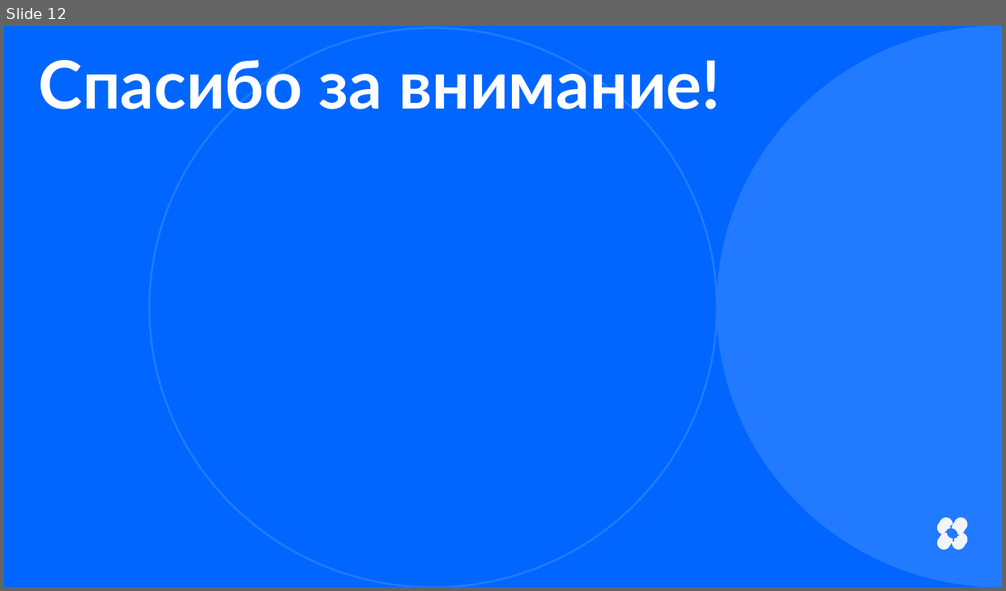
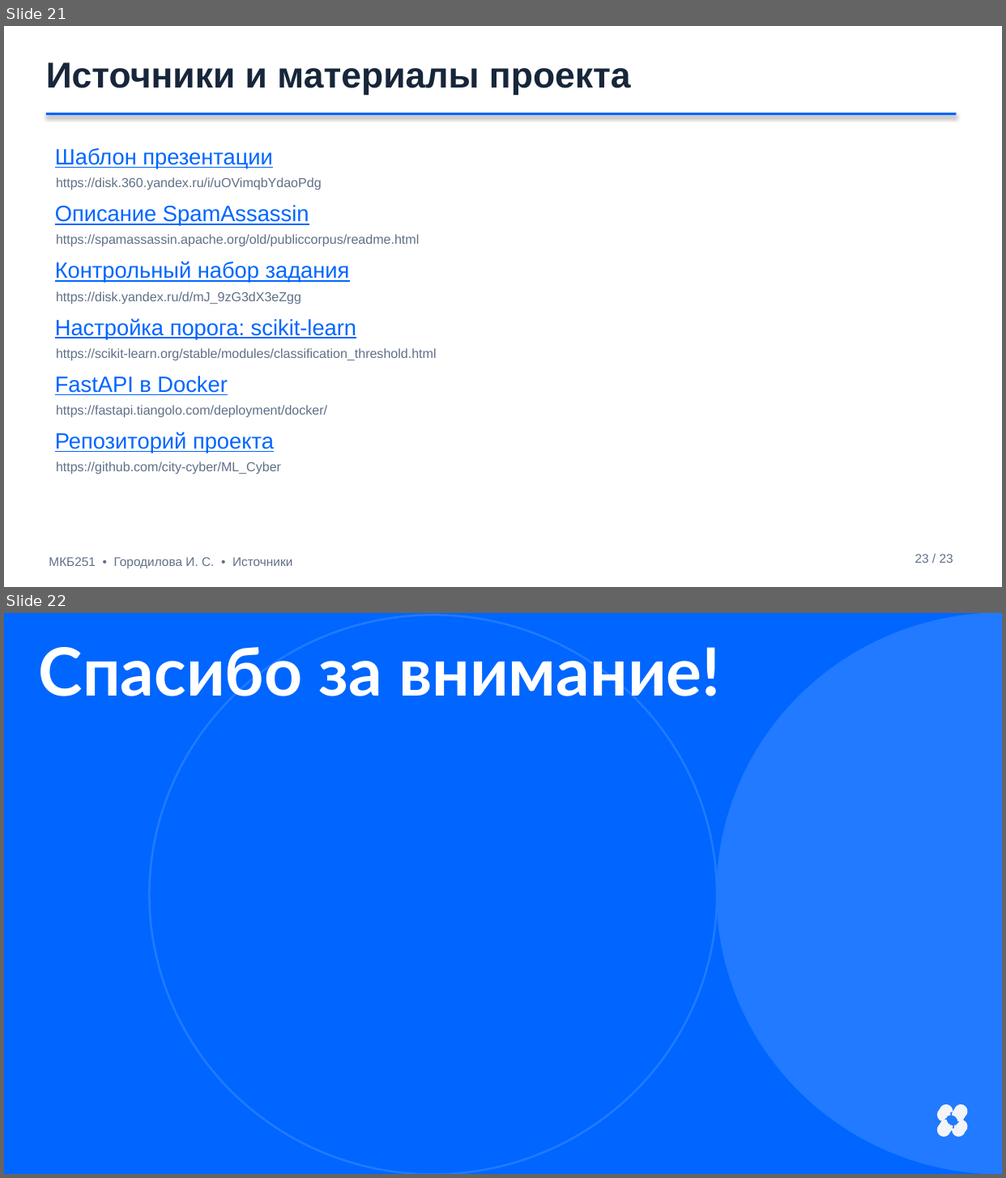
Before and after one commit to city-cyber/ML_Cyber, a slide deck: Городилова Ирина Сергеевна МКБ251 Итоговое задание.pptx. Shown one above the other, each under a label of ours: slide 12 before the commit, slides 21 and 22 after it. The pictures are 1006x591 and 1006x1178 pixels, drawn with LibreOffice and Linux fonts; fonts in the diff are those of the drawing. Boxes give left, top, right and bottom in pixels: in the first picture for what was removed or moved away, otherwise in the second. Text is boxed around its words. In the diff, an @@ line names an element or a change of style, - is before the commit and + after.

```diff
--- a/Городилова Ирина Сергеевна МКБ251 Итоговое задание.pptx
+++ b/Городилова Ирина Сергеевна МКБ251 Итоговое задание.pptx
@@ slide 21 added at <box>4,26,1002,587</box>, background #FFFFFF @@
@@ text added at <box>46,62,631,95</box>, 26 pt, text #17263A, bold @@
+Источники и материалы проекта
@@ rectangle added at <box>46,113,956,116</box>, fill #0066FF @@
@@ text added at <box>55,148,272,169</box>, 16 pt, text #0066FF, underline @@
+Шаблон презентации
@@ text added at <box>56,177,322,190</box>, 9.4 pt, text #607087 @@
+https://disk.360.yandex.ru/i/uOVimqbYdaoPdg
@@ text added at <box>55,205,309,226</box>, 16 pt, text #0066FF, underline @@
+Описание SpamAssassin
@@ text added at <box>56,234,419,247</box>, 9.4 pt, text #607087 @@
+https://spamassassin.apache.org/old/publiccorpus/readme.html
@@ text added at <box>55,261,350,283</box>, 16 pt, text #0066FF, underline @@
+Контрольный набор задания
@@ text added at <box>56,292,301,304</box>, 9.4 pt, text #607087 @@
+https://disk.yandex.ru/d/mJ_9zG3dX3eZgg
@@ text added at <box>55,318,356,339</box>, 16 pt, text #0066FF, underline @@
+Настройка порога: scikit-learn
@@ text added at <box>56,348,437,361</box>, 9.4 pt, text #607087 @@
+https://scikit-learn.org/stable/modules/classification_threshold.html
@@ text added at <box>55,376,227,395</box>, 16 pt, text #0066FF, underline @@
+FastAPI в Docker
@@ text added at <box>56,405,327,418</box>, 9.4 pt, text #607087 @@
+https://fastapi.tiangolo.com/deployment/docker/
@@ text added at <box>55,432,274,454</box>, 16 pt, text #0066FF, underline @@
+Репозиторий проекта
@@ text added at <box>56,462,281,475</box>, 9.4 pt, text #607087 @@
+https://github.com/city-cyber/ML_Cyber
@@ text added at <box>49,557,292,569</box>, 9 pt, text #607087 @@
+МКБ251 • Городилова И. С. • Источники
@@ text added at <box>915,554,953,563</box>, 9 pt, text #607087 @@
+23 / 23
@@ what was slide 12 is now slide 22 @@
```
Also in this commit, not shown: 9 slides changed, 10 other slides added, 1 slide removed, 4 other files.
